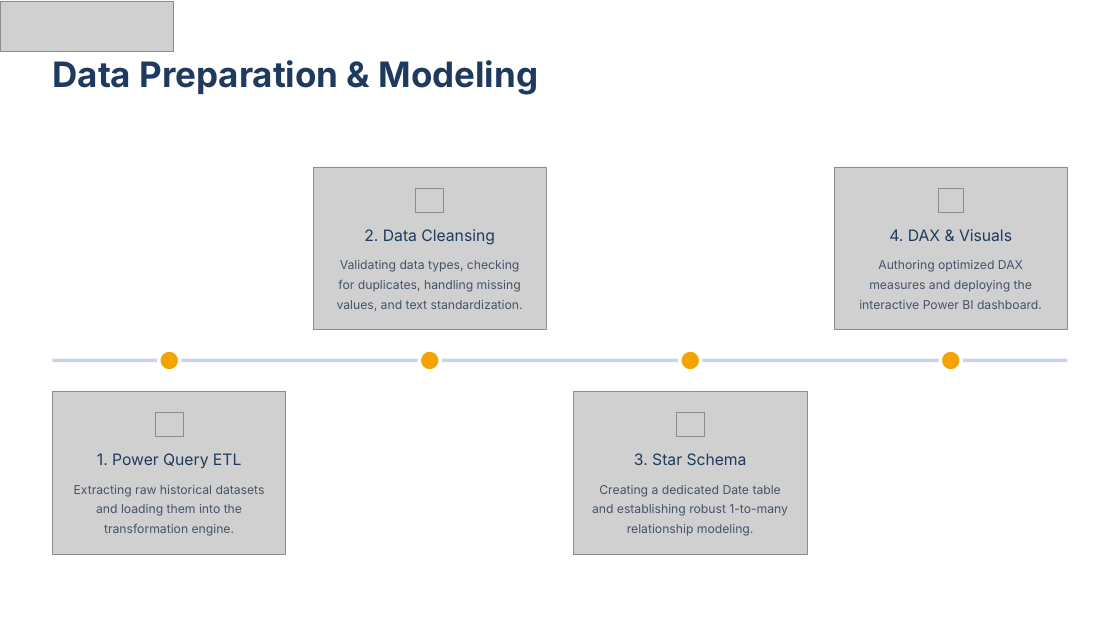
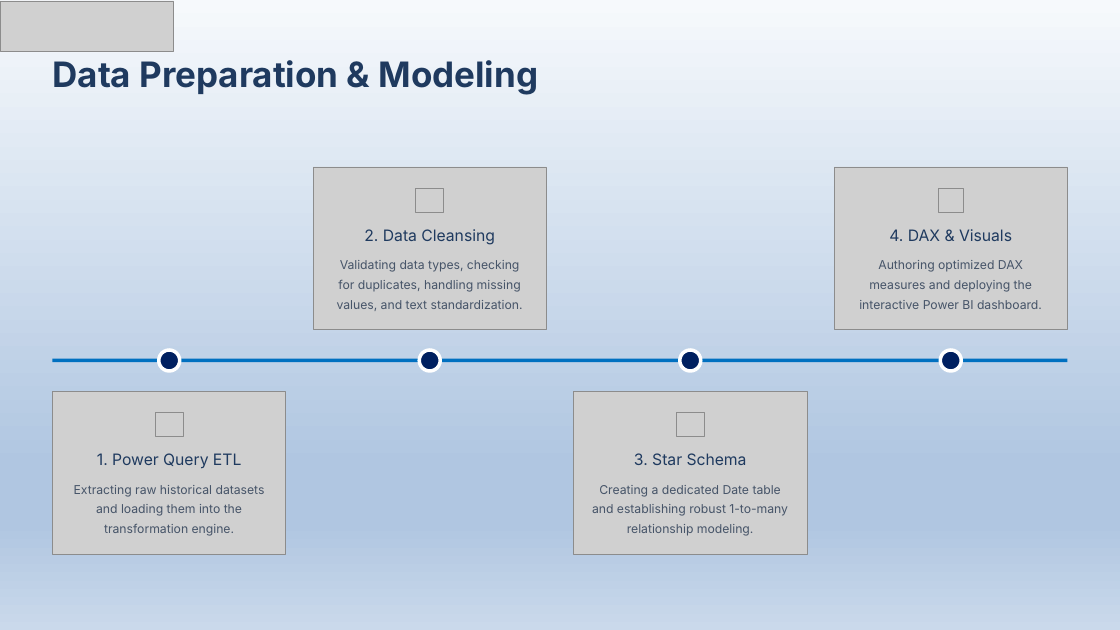
Before and after one commit to zahid0511/Road_Accident_Analysis, a slide deck: slide 3 of Road_Accident_Analysis.pptx. Drawn at 1120x630 pixels with LibreOffice and Linux fonts; fonts in the diff are those of the drawing; grey boxes stand for pictures. Boxes give left, top, right and bottom in pixels: in the first picture for what was removed or moved away, otherwise in the second. Text is boxed around its words. In the diff, an @@ line names an element or a change of style, - is before the commit and + after.

```diff
--- a/Road_Accident_Analysis.pptx
+++ b/Road_Accident_Analysis.pptx
@@ background #FFFFFF to gradient #F6F9FC to #B0C6E1 to #CAD9EB @@
@@ rectangle at (52, 359, 1067, 362): fill #CBD5E1 to #0070C0 @@
@@ fill #F4A300 to #002060 in 4 elements at (159, 350, 180, 371), (419, 350, 440, 371), (680, 350, 701, 371), (940, 350, 961, 371) @@
```
Also in this commit, not shown: 10 other slides changed.
